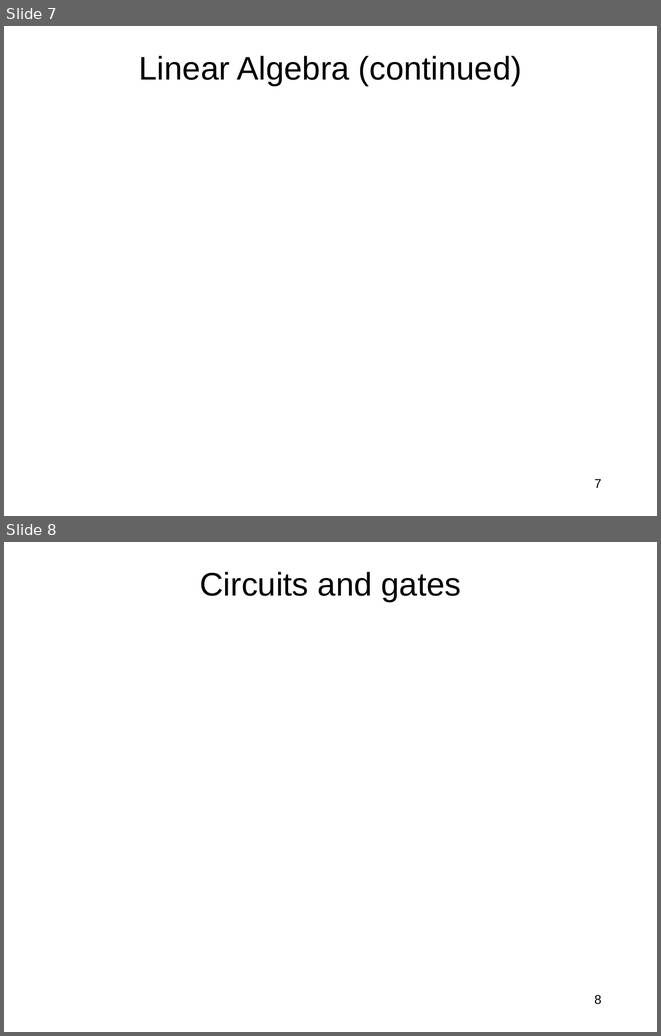
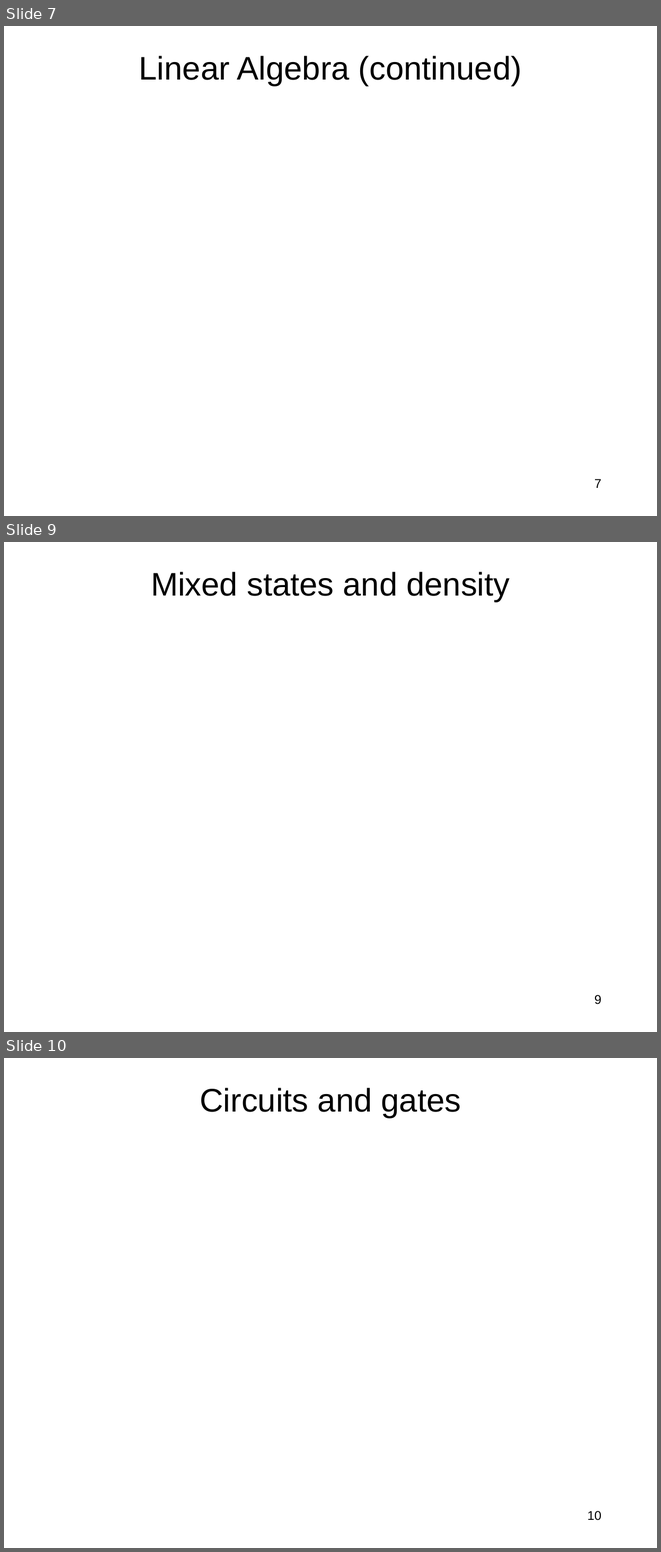
Before and after one commit to jlmucb/class_notes, a slide deck: BerkeleyClass/CS290Spring2013/Lectures/QC.pptx. Shown one above the other, each under a label of ours: slides 7 and 8 before the commit, slides 7, 9 and 10 after it; the slides between them are not shown. The pictures are 661x1036 and 661x1552 pixels, drawn with LibreOffice and Linux fonts; fonts in the diff are those of the drawing; grey boxes stand for pictures. Boxes give left, top, right and bottom in pixels: in the first picture for what was removed or moved away, otherwise in the second. Text is boxed around its words. In the diff, an @@ line names an element or a change of style, - is before the commit and + after.

```diff
--- a/BerkeleyClass/CS290Spring2013/Lectures/QC.pptx
+++ b/BerkeleyClass/CS290Spring2013/Lectures/QC.pptx
@@ slide 9 added at (4,542,657,1032), background #FFFFFF @@
@@ title added at (151,572,510,602), 36 pt, text #000000 @@
+Mixed states and density
@@ page number added at (594,995,601,1004), 14 pt, text #000000 @@
+9
@@ what was slide 8 is now slide 10 @@
@@ page number at (588,1511,602,1520): text changed @@
-8
+10
```
Also in this commit, not shown: 2 slides changed, 1 other slide added, 1 slide removed.
